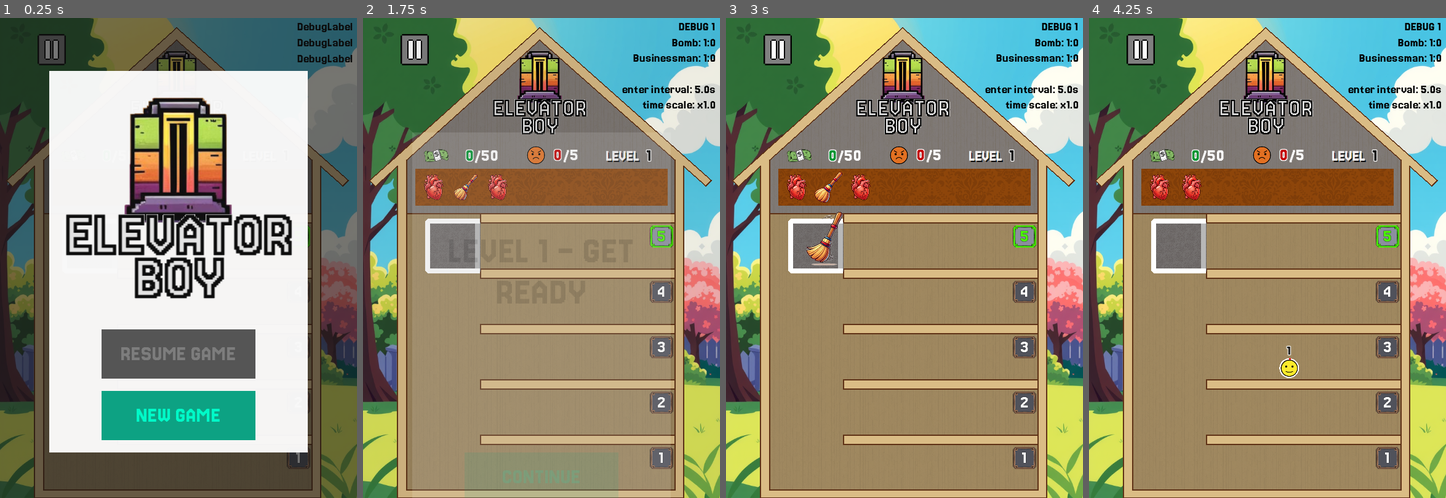
Above: before the commit, frames 1-4 (left to right).
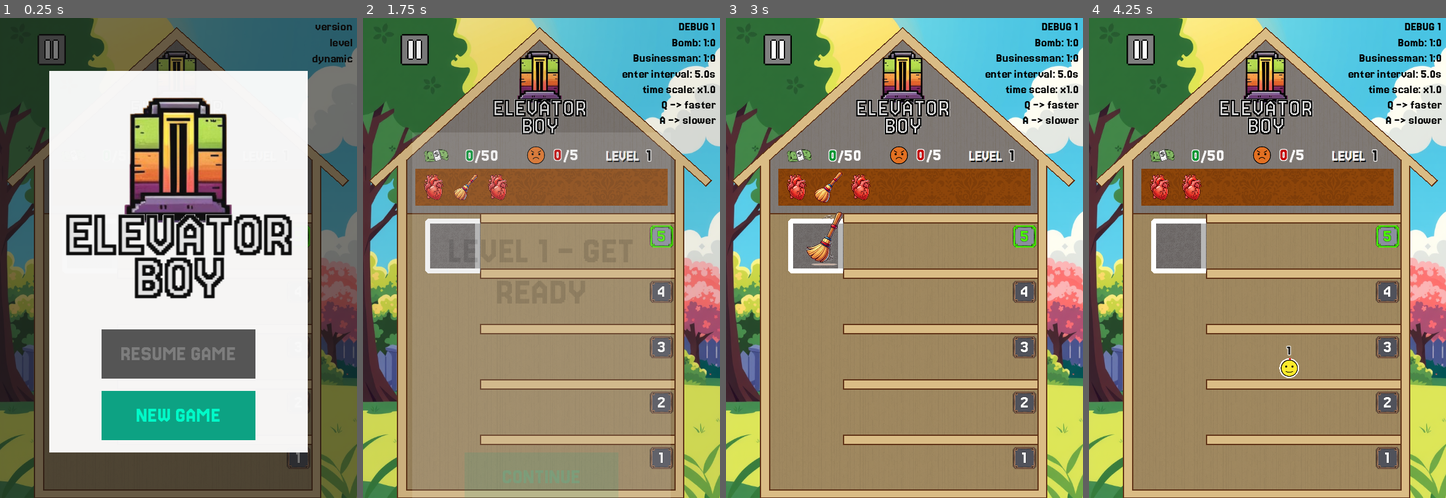
Above: after the commit, the same moments.

Repository: gilad905/elevator-boy
Game: Godot game, scene res://scenes/main.tscn
Same seed, same stepped clock (60 frames per second), same inputs: the game is played once before the commit and once after it.
Inputs (mouse positions are in pixels of both pictures, inside the frame that each line leads up to):
- Up to frame 1 (0.25 s): no input
- Up to frame 2 (1.75 s): click "NEW GAME" at 0.5 s; click "CONTINUE" at 1.25 s
- Up to frame 3 (3 s): click "CONTINUE" at 2 s; click (829, 186) at 2.75 s
- Up to frame 4 (4.25 s): hold Up (elevator_move_up) from 3.53 s (still down); tap Space (door_toggle) at 3.6 s

The runs differ from the first frame. In frame 1, 0.4% of the frame differs, in the area x 83-99%, y 0-10%; in frame 2, 0.8%; in frame 3, 0.8%, in the area x 72-99%, y 10-23%; in frame 4, 0.8%.

Commit message:
added music; fixed runtime errors

Diff:
--- a/scenes/main.tscn
+++ b/scenes/main.tscn
@@ -29,6 +29,7 @@
 [ext_resource type="AudioStream" uid="uid://chawxo66bai10" path="res://assets/sounds/grunt.wav" id="27_tel4y"]
 [ext_resource type="AudioStream" uid="uid://tr7vpm5jg3yx" path="res://assets/sounds/kaching.wav" id="28_qkpxi"]
 [ext_resource type="AudioStream" uid="uid://b3010po1fy4er" path="res://assets/sounds/tada.wav" id="29_yq6so"]
+[ext_resource type="AudioStream" uid="uid://cg2urwu10igk7" path="res://assets/music/bossa-radio-1.ogg" id="30_fv21b"]
 
 [sub_resource type="StyleBoxFlat" id="StyleBoxFlat_pause_normal"]
 content_margin_left = 4.0
@@ -279,16 +280,16 @@
 [node name="NPCs" type="Node2D" parent="Elevator"]
 position = Vector2(15, 15)
 
-[node name="HappyResult" type="Node2D" parent="Elevator"]
+[node name="HappyFloater" type="Node2D" parent="Elevator"]
 visible = false
 position = Vector2(42, 39)
 
-[node name="Icon" type="Sprite2D" parent="Elevator/HappyResult"]
+[node name="Icon" type="Sprite2D" parent="Elevator/HappyFloater"]
 position = Vector2(-14, 0)
 scale = Vector2(0.22, 0.22)
 texture = ExtResource("10_sj0jc")
 
-[node name="Amount" type="Label" parent="Elevator/HappyResult"]
+[node name="Amount" type="Label" parent="Elevator/HappyFloater"]
 offset_left = 1.5
 offset_top = -12.0
 offset_right = 24.0
@@ -308,12 +309,15 @@
 
 [node name="Version" parent="Debug" instance=ExtResource("14_p4ui5")]
 layout_mode = 2
+text = "version"
 
 [node name="Level" parent="Debug" instance=ExtResource("14_p4ui5")]
 layout_mode = 2
+text = "level"
 
 [node name="Dynamic" parent="Debug" instance=ExtResource("14_p4ui5")]
 layout_mode = 2
+text = "dynamic"
 
 [node name="Foreground" type="Node2D" parent="."]
 
@@ -332,20 +336,28 @@
 [node name="Audio" type="Node" parent="."]
 script = ExtResource("24_2f3dj")
 
-[node name="Ding" type="AudioStreamPlayer" parent="Audio"]
+[node name="Sounds" type="Node" parent="Audio"]
+
+[node name="Ding" type="AudioStreamPlayer" parent="Audio/Sounds"]
 stream = ExtResource("25_yq6so")
 
-[node name="Door" type="AudioStreamPlayer" parent="Audio"]
+[node name="Door" type="AudioStreamPlayer" parent="Audio/Sounds"]
 stream = ExtResource("26_fv21b")
 
-[node name="Grunt" type="AudioStreamPlayer" parent="Audio"]
+[node name="Grunt" type="AudioStreamPlayer" parent="Audio/Sounds"]
 stream = ExtResource("27_tel4y")
 
-[node name="Kaching" type="AudioStreamPlayer" parent="Audio"]
+[node name="Kaching" type="AudioStreamPlayer" parent="Audio/Sounds"]
 stream = ExtResource("28_qkpxi")
 
-[node name="Tada" type="AudioStreamPlayer" parent="Audio"]
+[node name="Tada" type="AudioStreamPlayer" parent="Audio/Sounds"]
 stream = ExtResource("29_yq6so")
+
+[node name="Music" type="Node" parent="Audio"]
+
+[node name="Bossa-radio-1" type="AudioStreamPlayer" parent="Audio/Music"]
+stream = ExtResource("30_fv21b")
+parameters/looping = false
 
 [connection signal="pressed" from="HUD/PauseButton" to="." method="pause"]
 [connection signal="angries_reached" from="Elevator" to="." method="_on_angries_reached"]
--- a/scenes/npcs/person.tscn
+++ b/scenes/npcs/person.tscn
@@ -8,7 +8,6 @@
 [ext_resource type="Texture2D" uid="uid://cy4u6vra65nxn" path="res://assets/images/emojis/smile.png" id="6_duemu"]
 [ext_resource type="Texture2D" uid="uid://fiune5ofhg64" path="res://assets/images/hud/dollars.png" id="7_0nnqu"]
 [ext_resource type="Texture2D" uid="uid://cups2bitlff3u" path="res://assets/images/emojis/shock.png" id="7_h8iud"]
-
 
 [sub_resource type="SpriteFrames" id="SpriteFrames_dj0us"]
 animations = [{
@@ -74,16 +73,16 @@
 text = "1"
 horizontal_alignment = 1
 
-[node name="AngryResult" type="Node2D" parent="."]
+[node name="AngryFloater" type="Node2D" parent="."]
 visible = false
 position = Vector2(1, -23)
 
-[node name="Icon" type="Sprite2D" parent="AngryResult"]
+[node name="Icon" type="Sprite2D" parent="AngryFloater"]
 position = Vector2(-12, 0)
 scale = Vector2(0.22, 0.22)
 texture = ExtResource("7_0nnqu")
 
-[node name="Amount" type="Label" parent="AngryResult"]
+[node name="Amount" type="Label" parent="AngryFloater"]
 offset_left = 0.22
 offset_top = -10.8
 offset_right = 22.73
--- a/scripts/audio.gd
+++ b/scripts/audio.gd
@@ -1,6 +1,10 @@
 extends Node
 
 func play_sound(sound_name: String) -> void:
-	var player = find_child(sound_name)
+	var player = $Sounds.find_child(sound_name)
 	player.play()
 	await player.finished
+
+func play_music(music_name: String) -> void:
+	var player = $Music.find_child(music_name)
+	player.play()
--- a/scripts/debug.gd
+++ b/scripts/debug.gd
@@ -17,8 +17,11 @@
 	if not Env.is_dev:
 		return
 	var npcs_timer = get_node("/root/Main/Timers/NPCsTimer")
-	var args = [npcs_timer.wait_time, Engine.get_time_scale()]
-	$Dynamic.text = "enter interval: %ss\ntime scale: x%s" % args
+	$Dynamic.text = ""
+	$Dynamic.text += "enter interval: %ss\n" % npcs_timer.wait_time
+	$Dynamic.text += "time scale: x%s\n" % Engine.get_time_scale()
+	$Dynamic.text += "Q -> faster\n"
+	$Dynamic.text += "A -> slower"
 
 func _get_level_desc() -> String:
 	# var total_shift = (start_enter_interval - Settings.npc_enter_min_sec)
@@ -26,7 +29,8 @@
 	# var time_sec = span_count * span_duration
 	# var time_min = Funcs.snap_two(time_sec / 60)
 	# return "span time: %ss\nmin enter: %sm" % [span_duration, time_min]
-	var desc = ""
+	var lines = []
 	for type in ["Bomb", "Businessman"]:
-		desc += "%s: 1:%s\n" % [type, NPCs.npc_frequencies[Npc.Type[type]]]
-	return desc
+		var freq = NPCs.npc_frequencies[Npc.Type[type]]
+		lines.append("%s: 1:%s" % [type, freq])
+	return "\n".join(lines)
--- a/scripts/floors.gd
+++ b/scripts/floors.gd
@@ -13,13 +13,14 @@
 func set_floor_pressed(floor_num: int) -> void:
 	for _floor in get_children():
 		_floor.set_pressed(false)
-	get_floor(floor_num).set_pressed(true)
+	if floor_exists(floor_num):
+		get_floor(floor_num).set_pressed(true)
 
 func floor_exists(floor_num: int) -> bool:
 	return floor_num >= 1 and floor_num <= Settings.floor_count
 
 func enter_elevator_next() -> void:
 	var floor_num = Nodes.Elevator.current_floor_num
-	var _floor = get_floor(floor_num)
-	if _floor:
+	if floor_num != Nodes.Elevator.MOVING:
+		var _floor = get_floor(floor_num)
 		_floor.enter_elevator_next()
--- a/scripts/globals/npcs.gd
+++ b/scripts/globals/npcs.gd
@@ -75,14 +75,16 @@
 		random_floor += 1
 	return random_floor
 
-static func add_result_tweener(tween: Tween, result: Node2D):
-	var scale = result.scale.x
+static func tween_floater(floater: Node2D) -> void:
+	var scale = floater.scale.x
 	var duration = Settings.npc_result_duration
+	var tween = floater.create_tween()
+	tween.set_parallel()
 	for type in ["x", "y"]:
-		tween.tween_property(result, "scale:" + type, scale * 2, duration)
+		tween.tween_property(floater, "scale:" + type, scale * 2, duration)
 	await tween.finished
 	for type in ["x", "y"]:
-		result.scale[type] = scale
+		floater.scale[type] = scale
 
 static func _get_npc_frequencies() -> Dictionary:
 	var frequencies = {}
--- a/scripts/main.gd
+++ b/scripts/main.gd
@@ -51,6 +51,7 @@
 	_on_npcs_timer_timeout()
 	$Timers/NPCsTimer.start()
 	$Timers/SpeedSpanTimer.start()
+	$Audio.play_music("Bossa-radio-1")
 
 func set_time_scale(to_increase: bool):
 	var time_scale = Engine.get_time_scale()
--- a/scripts/npc/businessman.gd
+++ b/scripts/npc/businessman.gd
@@ -2,9 +2,9 @@
 
 func _init() -> void:
 	type = Npc.Type.Businessman
-	super()
+	super ()
 
-func show_result(is_happy: bool) -> Signal:
+func show_result(is_happy: bool) -> void:
 	if is_happy and Nodes.Closet.has_room():
 		Nodes.Closet.add_random_item()
-	return super(is_happy)
+	super (is_happy)
--- a/scripts/npc/person.gd
+++ b/scripts/npc/person.gd
@@ -9,7 +9,7 @@
 
 func _ready() -> void:
 	to_animate = $Face
-	$AngryResult/Amount.text = "-%s" % Settings.angry_money_loss
+	$AngryFloater/Amount.text = "-%s" % Settings.angry_money_loss
 	super ()
 	# if Env.is_dev:
 	# 	print("DEV - making person fall")
@@ -24,15 +24,12 @@
 	dest = _dest
 	$Dest.text = str(_dest)
 
-func show_result(is_happy: bool) -> Signal:
+func show_result(is_happy: bool) -> void:
 	$Dest.hide()
-	var tween = create_tween()
 	if is_happy:
 		$Face.play("happy")
 	else:
 		$Face.play("angry")
 		if Settings.angry_money_loss > 0:
-			$AngryResult.show()
-			tween.set_parallel()
-			NPCs.add_result_tweener(tween, $AngryResult)
-	return tween.finished
+			$AngryFloater.show()
+			NPCs.tween_floater($AngryFloater)
--- a/scripts/room/class_room.gd
+++ b/scripts/room/class_room.gd
@@ -32,7 +32,7 @@
 func has_room() -> bool:
 	return $NPCs.get_child_count() < npc_limit
 
-func apply_npc_result(happy_count: int, angry_count: int) -> void:
+func apply_npc_results(happy_count: int, angry_count: int) -> void:
 	play_happy_sounds(happy_count)
 	var money_shift = 0
 	if happy_count > 0:
@@ -67,7 +67,7 @@
 			angry_count += 1
 			removed = npc.remove(Npc.RemovalType.Fall)
 			npc.show_result(false)
-	apply_npc_result(0, angry_count)
+	apply_npc_results(0, angry_count)
 	return removed
 
 func _on_npc_patience_ended(npc: Node2D) -> void:
--- a/scripts/room/elevator.gd
+++ b/scripts/room/elevator.gd
@@ -63,26 +63,23 @@
 				angry_count += 1
 			removed = npc.remove(Npc.RemovalType.Fade)
 			npc.show_result(is_happy)
-	apply_npc_result(happy_count, angry_count)
+	apply_npc_results(happy_count, angry_count)
 	if removed:
 		await removed
 		Nodes.Floors.enter_elevator_next()
 		update_npc_positions()
 
-func apply_npc_result(happy_count: int, angry_count: int) -> void:
+func apply_npc_results(happy_count: int, angry_count: int) -> void:
 	super(happy_count, angry_count)
 	if happy_count > 0:
 		var happy_money = Settings.money_by_happy_count[happy_count]
-		show_happy_result(happy_money)
+		show_happy_floater(happy_money)
 
-func show_happy_result(money: int) -> void:
-	$HappyResult/Amount.text = "x" + str(money)
-	$HappyResult.show()
-	var tween = create_tween()
-	tween.set_parallel()
-	NPCs.add_result_tweener(tween, $HappyResult)
-	await tween.finished
-	$HappyResult.hide()
+func show_happy_floater(money: int) -> void:
+	$HappyFloater/Amount.text = "x" + str(money)
+	$HappyFloater.show()
+	await NPCs.tween_floater($HappyFloater)
+	$HappyFloater.hide()
 
 func add_npc(npc) -> void:
 	# Funcs._print("adding %s of %s" % [npc, NPCs.get_child_count()])
--- a/scripts/room/floor.gd
+++ b/scripts/room/floor.gd
@@ -69,7 +69,7 @@
 
 func _on_npc_patience_ended(npc: Node2D) -> void:
 	if npc is Person:
-		apply_npc_result(0, 1)
+		apply_npc_results(0, 1)
 		var removed = npc.remove(Npc.RemovalType.Fade)
 		npc.show_result(false)
 		await removed
Not shown: 1 places in scenes/main.tscn that only renumber resources
Not shown, added: assets/music/bossa-radio-1.ogg
